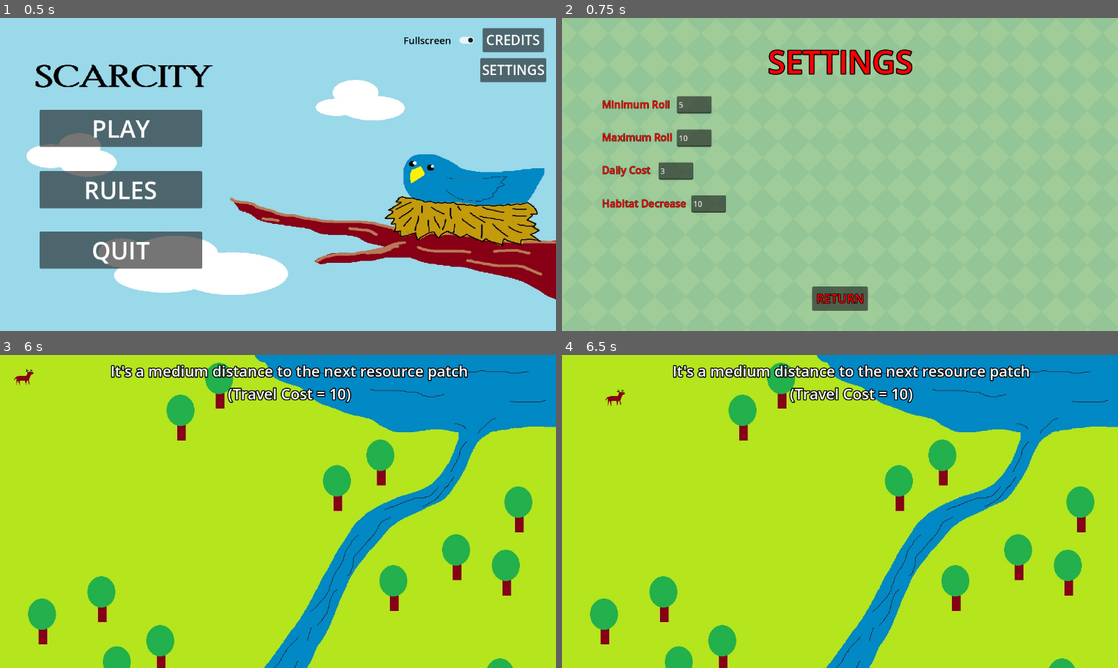
Above: before the commit, frames 1-4 (two rows, left to right).
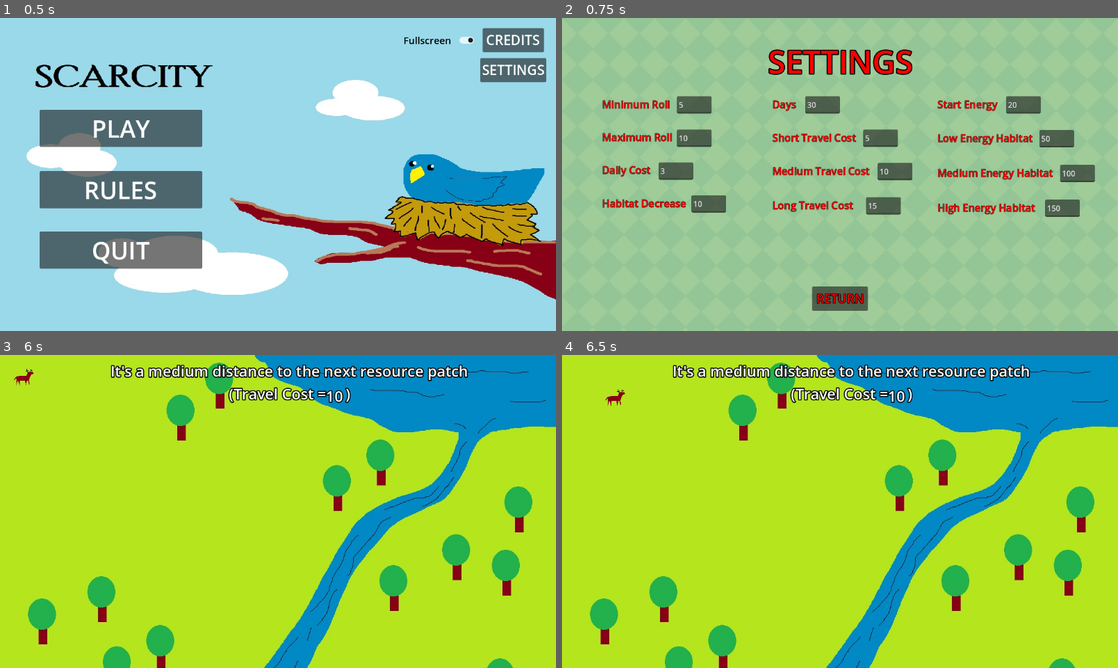
Above: after the commit, the same moments.

Repository: FrostyDog94/Scarcity
Game: Godot game, scene res://Main Menu.tscn
Two runs of this game, one before a commit and one after it. Both use one fixed random seed, a clock stepped at 60 frames per second and the inputs below.
Inputs:
- Up to frame 1 (0.5 s): no input
- Up to frame 2 (0.75 s): click "SETTINGS" at 0.5 s
- Up to frame 3 (6 s): click "RETURN" at 1.25 s; click "PLAY" at 2 s; click "NEXT" at 2.75 s; click "NEXT" at 3.5 s; click "SKIP" at 4.25 s; click "Forage" at 5 s; click "Travel" at 5.75 s
- Up to frame 4 (6.5 s): no input

Frame 1 is identical in both runs. In frame 2, 4.9% of the frame differs, in the area x 37-96%, y 24-64%; in frame 3, 0.6%; in frame 4, 0.6%.

Commit message:
Settings
Added all possible settings

Diff:
--- a/Game.tscn
+++ b/Game.tscn
@@ -7,15 +7,11 @@
 [ext_resource type="Texture2D" uid="uid://do84cvdspryj6" path="res://Travel Textures/Long Travel.jpg" id="6_feeka"]
 [ext_resource type="LabelSettings" uid="uid://day81i808t0qc" path="res://Fitness.tres" id="6_m11ew"]
 [ext_resource type="Texture2D" uid="uid://demxja8y4c6kv" path="res://Travel Textures/Elk Icon.png" id="7_hoiiw"]
+[ext_resource type="LabelSettings" uid="uid://cdijrnmlw751j" path="res://cutscene.tres" id="7_ugwet"]
 [ext_resource type="Script" path="res://animation_player_game.gd" id="8_rr8tp"]
 [ext_resource type="Script" path="res://tutorial.gd" id="9_ecpj5"]
 [ext_resource type="AudioStream" uid="uid://ponqrn30nhvl" path="res://Sounds/One Man Symphony - A New Day's Hurry (Free) - 01 A New Day Begins (General Background Music).mp3" id="10_fnnmy"]
 [ext_resource type="AudioStream" uid="uid://bf5nb0tx5eef3" path="res://Sounds/eating-sound-effect-36186.mp3" id="11_ttu3n"]
-
-[sub_resource type="LabelSettings" id="LabelSettings_vvskt"]
-font_size = 31
-outline_size = 8
-outline_color = Color(0, 0, 0, 1)
 
 [sub_resource type="Animation" id="Animation_qaa7g"]
 resource_name = "Long Travel"
@@ -438,8 +434,18 @@
 offset_bottom = 105.0
 grow_horizontal = 2
 text = "It's a short distance to the next resource patch
- (Travel Cost = 5)"
-label_settings = SubResource("LabelSettings_vvskt")
+ (Travel Cost =     )"
+label_settings = ExtResource("7_ugwet")
+horizontal_alignment = 1
+
+[node name="Short Number" type="Label" parent="Controller/Cutscenes/Short Label"]
+layout_mode = 0
+offset_left = 434.0
+offset_top = 49.0
+offset_right = 474.0
+offset_bottom = 93.0
+text = "5"
+label_settings = ExtResource("7_ugwet")
 horizontal_alignment = 1
 
 [node name="Med Label" type="Label" parent="Controller/Cutscenes"]
@@ -453,8 +459,18 @@
 offset_bottom = 55.0
 grow_horizontal = 2
 text = "It's a medium distance to the next resource patch
-(Travel Cost = 10)"
-label_settings = SubResource("LabelSettings_vvskt")
+(Travel Cost =     )"
+label_settings = ExtResource("7_ugwet")
+horizontal_alignment = 1
+
+[node name="Med Number" type="Label" parent="Controller/Cutscenes/Med Label"]
+layout_mode = 0
+offset_left = 447.0
+offset_top = 52.0
+offset_right = 487.0
+offset_bottom = 96.0
+text = "5"
+label_settings = ExtResource("7_ugwet")
 horizontal_alignment = 1
 
 [node name="Long Label" type="Label" parent="Controller/Cutscenes"]
@@ -468,8 +484,18 @@
 offset_bottom = 56.0
 grow_horizontal = 2
 text = "It's a long distance to the next resource patch
-(Travel Cost = 15)"
-label_settings = SubResource("LabelSettings_vvskt")
+(Travel Cost =     )"
+label_settings = ExtResource("7_ugwet")
+horizontal_alignment = 1
+
+[node name="Long Number" type="Label" parent="Controller/Cutscenes/Long Label"]
+layout_mode = 0
+offset_left = 424.0
+offset_top = 51.0
+offset_right = 464.0
+offset_bottom = 95.0
+text = "5"
+label_settings = ExtResource("7_ugwet")
 horizontal_alignment = 1
 
 [node name="Slow Buck" type="TextureRect" parent="Controller/Cutscenes"]
@@ -501,10 +527,10 @@
 [node name="Buck Long" type="TextureRect" parent="Controller/Cutscenes"]
 visible = false
 layout_mode = 0
-offset_left = 17.0
-offset_top = 89.0
-offset_right = 39.0
-offset_bottom = 111.0
+offset_left = 82.0
+offset_top = 374.0
+offset_right = 104.0
+offset_bottom = 396.0
 texture = ExtResource("7_hoiiw")
 expand_mode = 1
 
--- a/Settings.tscn
+++ b/Settings.tscn
@@ -54,6 +54,133 @@
 offset_left = 155.0
 offset_top = -2.0
 offset_right = 227.0
+offset_bottom = 34.0
+
+[node name="Start Energy" type="Label" parent="."]
+offset_left = 778.0
+offset_top = 164.0
+offset_right = 919.0
+offset_bottom = 194.0
+text = "Start Energy"
+label_settings = SubResource("LabelSettings_4lf6o")
+
+[node name="Start Energy Text" type="TextEdit" parent="Start Energy"]
+layout_mode = 0
+offset_left = 142.0
+offset_top = -2.0
+offset_right = 214.0
+offset_bottom = 34.0
+
+[node name="Low Hab" type="Label" parent="."]
+offset_left = 778.0
+offset_top = 234.0
+offset_right = 975.0
+offset_bottom = 264.0
+text = "Low Energy Habitat"
+label_settings = SubResource("LabelSettings_4lf6o")
+
+[node name="Low Hab Text" type="TextEdit" parent="Low Hab"]
+layout_mode = 0
+offset_left = 211.0
+offset_top = -2.0
+offset_right = 283.0
+offset_bottom = 34.0
+
+[node name="Med Hab" type="Label" parent="."]
+offset_left = 778.0
+offset_top = 306.0
+offset_right = 1017.0
+offset_bottom = 336.0
+text = "Medium Energy Habitat"
+label_settings = SubResource("LabelSettings_4lf6o")
+
+[node name="Med Hab Text" type="TextEdit" parent="Med Hab"]
+layout_mode = 0
+offset_left = 254.0
+offset_top = -2.0
+offset_right = 326.0
+offset_bottom = 34.0
+
+[node name="High Hab" type="Label" parent="."]
+offset_left = 778.0
+offset_top = 378.0
+offset_right = 1017.0
+offset_bottom = 408.0
+text = "High Energy Habitat"
+label_settings = SubResource("LabelSettings_4lf6o")
+
+[node name="High Hab Text" type="TextEdit" parent="High Hab"]
+layout_mode = 0
+offset_left = 223.0
+offset_top = -2.0
+offset_right = 295.0
+offset_bottom = 34.0
+
+[node name="Days" type="Label" parent="."]
+offset_left = 436.0
+offset_top = 164.0
+offset_right = 577.0
+offset_bottom = 194.0
+text = "Days
+"
+label_settings = SubResource("LabelSettings_4lf6o")
+
+[node name="Days Text" type="TextEdit" parent="Days"]
+layout_mode = 0
+offset_left = 68.0
+offset_top = -2.0
+offset_right = 140.0
+offset_bottom = 34.0
+
+[node name="STC" type="Label" parent="."]
+offset_left = 436.0
+offset_top = 233.0
+offset_right = 577.0
+offset_bottom = 263.0
+text = "Short Travel Cost
+
+"
+label_settings = SubResource("LabelSettings_4lf6o")
+
+[node name="STC Text" type="TextEdit" parent="STC"]
+layout_mode = 0
+offset_left = 188.0
+offset_top = -2.0
+offset_right = 260.0
+offset_bottom = 34.0
+
+[node name="MTC" type="Label" parent="."]
+offset_left = 436.0
+offset_top = 302.0
+offset_right = 609.0
+offset_bottom = 365.0
+text = "Medium Travel Cost
+
+"
+label_settings = SubResource("LabelSettings_4lf6o")
+
+[node name="MTC Text" type="TextEdit" parent="MTC"]
+layout_mode = 0
+offset_left = 218.0
+offset_top = -2.0
+offset_right = 290.0
+offset_bottom = 34.0
+
+[node name="LTC" type="Label" parent="."]
+offset_left = 436.0
+offset_top = 373.0
+offset_right = 638.0
+offset_bottom = 436.0
+text = "Long Travel Cost
+
+"
+label_settings = SubResource("LabelSettings_4lf6o")
+
+[node name="LTC Text" type="TextEdit" parent="LTC"]
+layout_mode = 0
+offset_left = 194.0
+offset_top = -2.0
+offset_right = 266.0
 offset_bottom = 34.0
 
 [node name="Max Roll" type="Label" parent="."]
--- a/animation_player_game.gd
+++ b/animation_player_game.gd
@@ -31,19 +31,19 @@
 func _travel_cutscene():
 	travel_cost = get_tree().get_root().get_node("Node/Controller").travel_cost
 	cutscene_manager.visible = true
-	if travel_cost <= 5:
+	if travel_cost <= Score.STC:
 		animation = "Short Travel"
 		cutscene_manager.texture = load("res://Travel Textures/Short Travel.jpg")
 		slow_buck.visible = true
 		short_label.visible = true
 		self.play("Short Travel")
-	elif travel_cost > 5 && travel_cost <=10:
+	elif travel_cost > Score.STC && travel_cost <= Score.MTC:
 		animation = "Med Travel"
 		cutscene_manager.texture = load("res://Travel Textures/Med Travel.jpg")
 		med_buck.visible = true
 		med_label.visible = true
 		self.play("Med Travel")
-	elif travel_cost > 10:
+	elif travel_cost > Score.MTC:
 		animation = "Long Travel"
 		cutscene_manager.texture = load("res://Travel Textures/Long Travel.jpg")
 		long_buck.visible = true
--- a/controller.gd
+++ b/controller.gd
@@ -2,7 +2,7 @@
 
 var roll1
 var roll2 = 0
-var habitat_energy : float = 100
+var habitat_energy
 var energy_gained : float
 var travel_cost = 0
 var hab = 0
@@ -16,10 +16,13 @@
 var buck
 var animation_player
 
-var roll_min = 5
-var roll_max = 10
-var hab_decrease = 10
-var daily_cost = 3
+var roll_min
+var roll_max
+var hab_decrease
+var daily_cost
+var LTC
+var MTC
+var STC
 
 
 func _ready() -> void:
@@ -35,6 +38,17 @@
 	roll_max = Score.roll_max
 	hab_decrease = Score.hab_decrease
 	daily_cost = Score.daily_cost
+	LTC = Score.LTC
+	MTC = Score.MTC
+	STC = Score.STC
+	total_rolls = Score.days
+	total_energy = Score.start_energy
+	habitat_energy = Score.med_hab
+
+	get_node("Cutscenes/Short Label/Short Number").text = str(STC)
+	get_node("Cutscenes/Med Label/Med Number").text = str(MTC)
+	get_node("Cutscenes/Long Label/Long Number").text = str(LTC)
+
 
 # Called every frame. 'delta' is the elapsed time since the previous frame.
 func _process(_delta: float) -> void:
@@ -79,11 +93,11 @@
 func _get_habitat_energy():
 	hab = _roll1()
 	if hab == 1:
-		habitat_energy = 50
+		habitat_energy = Score.low_hab
 	elif hab == 2:
-		habitat_energy = 100
+		habitat_energy = Score.med_hab
 	elif hab == 3:
-		habitat_energy = 150
+		habitat_energy = Score.high_hab
 
 	return habitat_energy
 
@@ -91,11 +105,11 @@
 func _get_travel_cost():
 	trav = _roll1()
 	if trav == 1:
-		travel_cost = 5
+		travel_cost = STC
 	elif trav == 2:
-		travel_cost = 10
+		travel_cost = MTC
 	elif trav == 3:
-		travel_cost = 15
+		travel_cost = LTC
 
 	return travel_cost
 
--- /dev/null
+++ b/cutscene.tres
@@ -0,0 +1,6 @@
+[gd_resource type="LabelSettings" format=3 uid="uid://cdijrnmlw751j"]
+
+[resource]
+font_size = 31
+outline_size = 8
+outline_color = Color(0, 0, 0, 1)
--- a/score.gd
+++ b/score.gd
@@ -9,12 +9,11 @@
 var roll_max = 10
 var hab_decrease = 10
 var daily_cost = 3
-
-# Called when the node enters the scene tree for the first time.
-func _ready() -> void:
-	pass
-
-
-# Called every frame. 'delta' is the elapsed time since the previous frame.
-func _process(delta: float) -> void:
-	pass
+var days = 30
+var STC = 5
+var MTC = 10
+var LTC = 15
+var start_energy = 20
+var low_hab = 50
+var med_hab = 100
+var high_hab = 150
--- a/settings.gd
+++ b/settings.gd
@@ -6,6 +6,15 @@
 	get_node("Max Roll/Max Roll Text").text = str(Score.roll_max)
 	get_node("Hab Decrease/Hab Decrease Text").text = str(Score.hab_decrease)
 	get_node("Daily Cost/Daily Cost Text").text = str(Score.daily_cost)
+	get_node("Days/Days Text").text = str(Score.days)
+	get_node("LTC/LTC Text").text = str(Score.LTC)
+	get_node("MTC/MTC Text").text = str(Score.MTC)
+	get_node("STC/STC Text").text = str(Score.STC)
+	get_node("Start Energy/Start Energy Text").text = str(Score.start_energy)
+	get_node("Low Hab/Low Hab Text").text = str(Score.low_hab)
+	get_node("Med Hab/Med Hab Text").text = str(Score.med_hab)
+	get_node("High Hab/High Hab Text").text = str(Score.high_hab)
+
 
 # Called every frame. 'delta' is the elapsed time since the previous frame.
 func _process(delta: float) -> void:
@@ -18,3 +27,11 @@
 	Score.roll_max = int(get_node("Max Roll/Max Roll Text").text)
 	Score.hab_decrease = int(get_node("Hab Decrease/Hab Decrease Text").text)
 	Score.daily_cost = int(get_node("Daily Cost/Daily Cost Text").text)
+	Score.days = int(get_node("Days/Days Text").text)
+	Score.LTC = int(get_node("LTC/LTC Text").text)
+	Score.MTC = int(get_node("MTC/MTC Text").text)
+	Score.STC = int(get_node("STC/STC Text").text)
+	Score.start_energy = int(get_node("Start Energy/Start Energy Text").text)
+	Score.low_hab = int(get_node("Low Hab/Low Hab Text").text)
+	Score.med_hab = int(get_node("Med Hab/Med Hab Text").text)
+	Score.high_hab = int(get_node("High Hab/High Hab Text").text)
